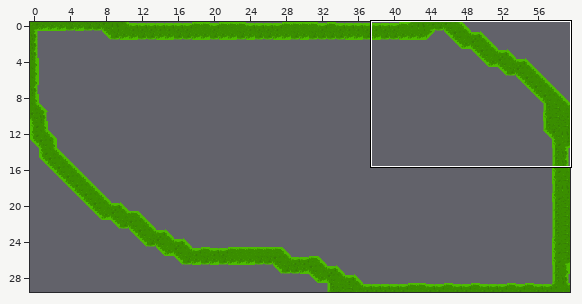
Two versions of a level (Tiled map, resources/act-1/map-14.tmx). The picture above shows the old version from afar; the outline marks the close-up.
Close-up. Earlier state:
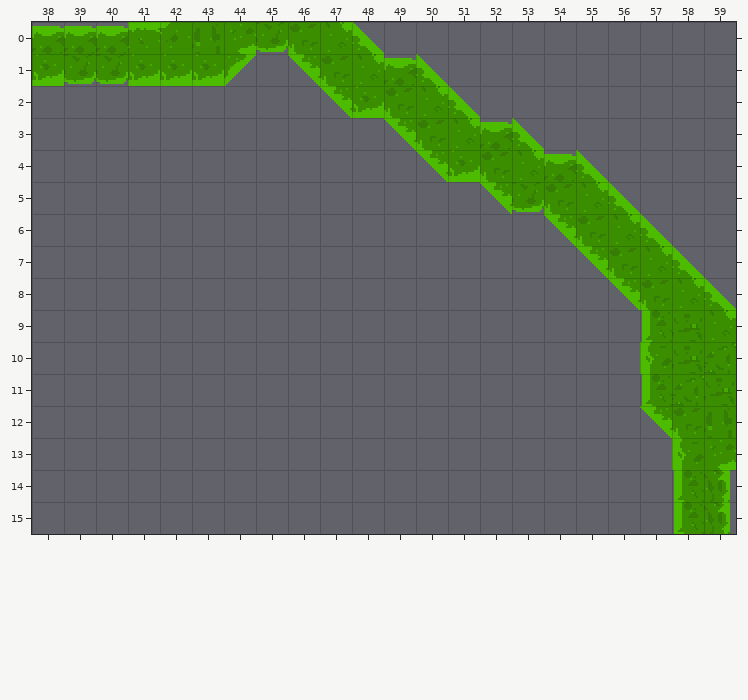
Cells are 16x16 px. Shown: x 38..59, y 0..15. The commit also changed other parts of the map, which this record leaves out.
After:
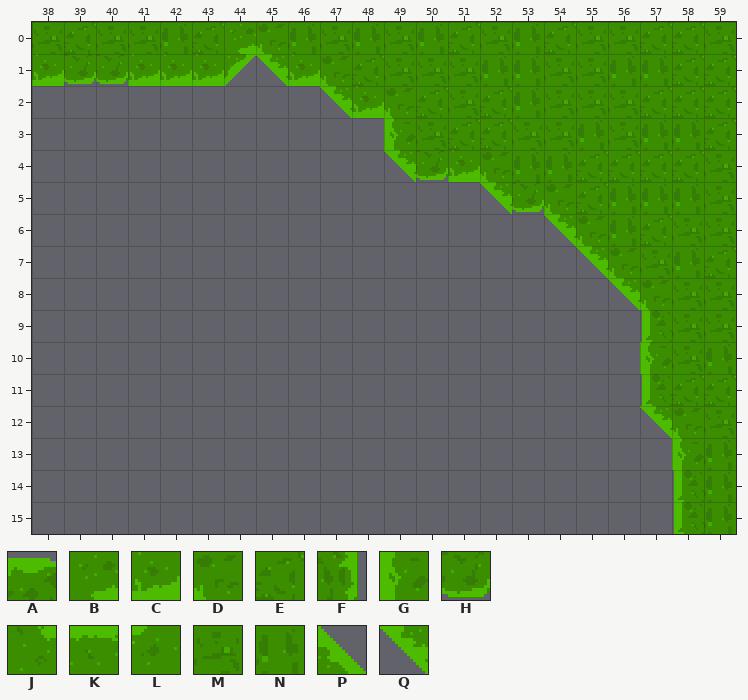
Key: from "tileset": A 3, B 6, C 7, D 8, E 14, F 15, G 19, H 25, J 28, K 29, L 30, M 52, N 53, P 79, Q 89.
_ is an empty cell.
Changes in this commit:
Layer "terrain":
y 0: x 38..43 AAAKLN -> MEMMNE; x 45..59 HDJP___________ -> DNMNMNEMNEMMEEM
y 1: x 45..46 _Q -> QC; x 48..59 JAP_________ -> EMMMNNMMNNEE
y 2: x 50..59 JP________ -> EMENMMMEEE
y 3: x 49..59 QDJAP______ -> GMEEMMNMNNE
y 4: x 49..50 _Q -> QH; x 53..59 JAP____ -> NNEEEEM
y 5: x 55..59 JP___ -> ENNNM
y 6: x 56..59 JP__ -> NEMM
y 7: x 57..59 JP_ -> MNE
y 8: x 58..59 JP -> MM
y 9: x 59 J -> M
y 10: x 59 E -> N
y 11: x 59 M -> E
y 12: x 59 N -> M
y 13: x 59 B -> N
y 14..15: x 59 F -> N
Changed places in both close-ups, as pixel boxes (x1, y1, x2, y2):
changed: (32, 22, 224, 54)
changed: (256, 22, 736, 534)
